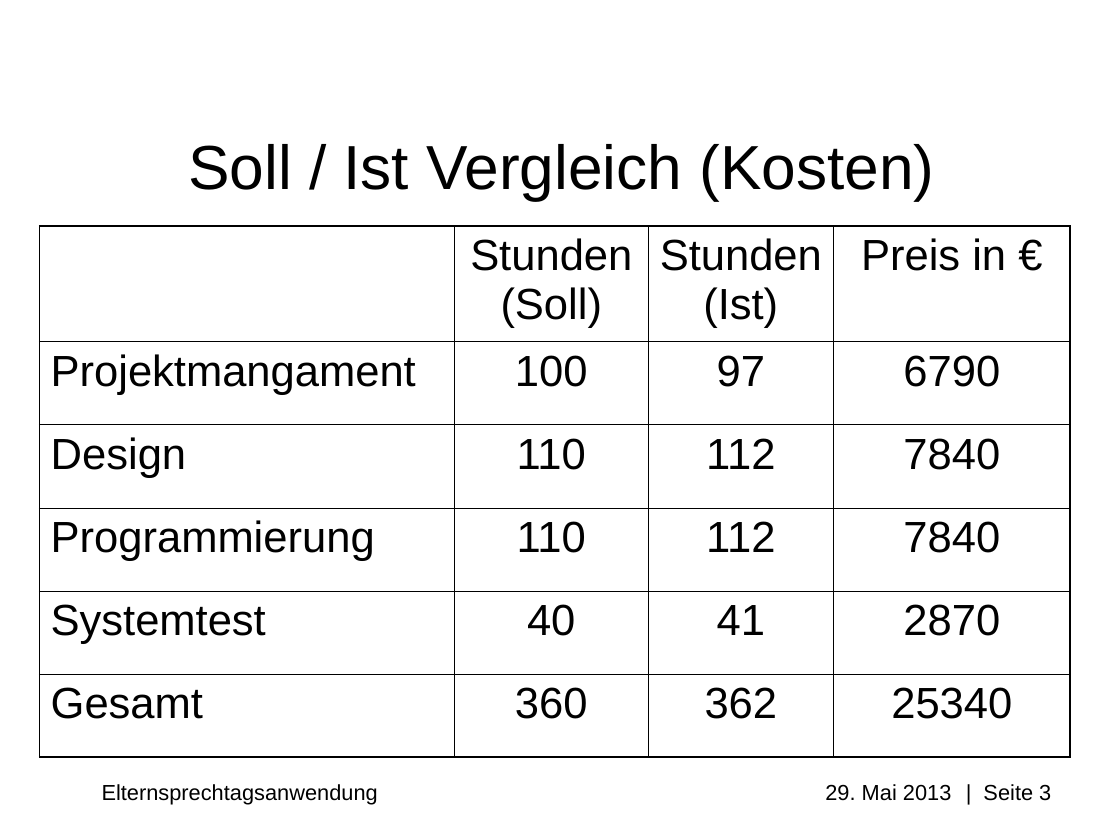
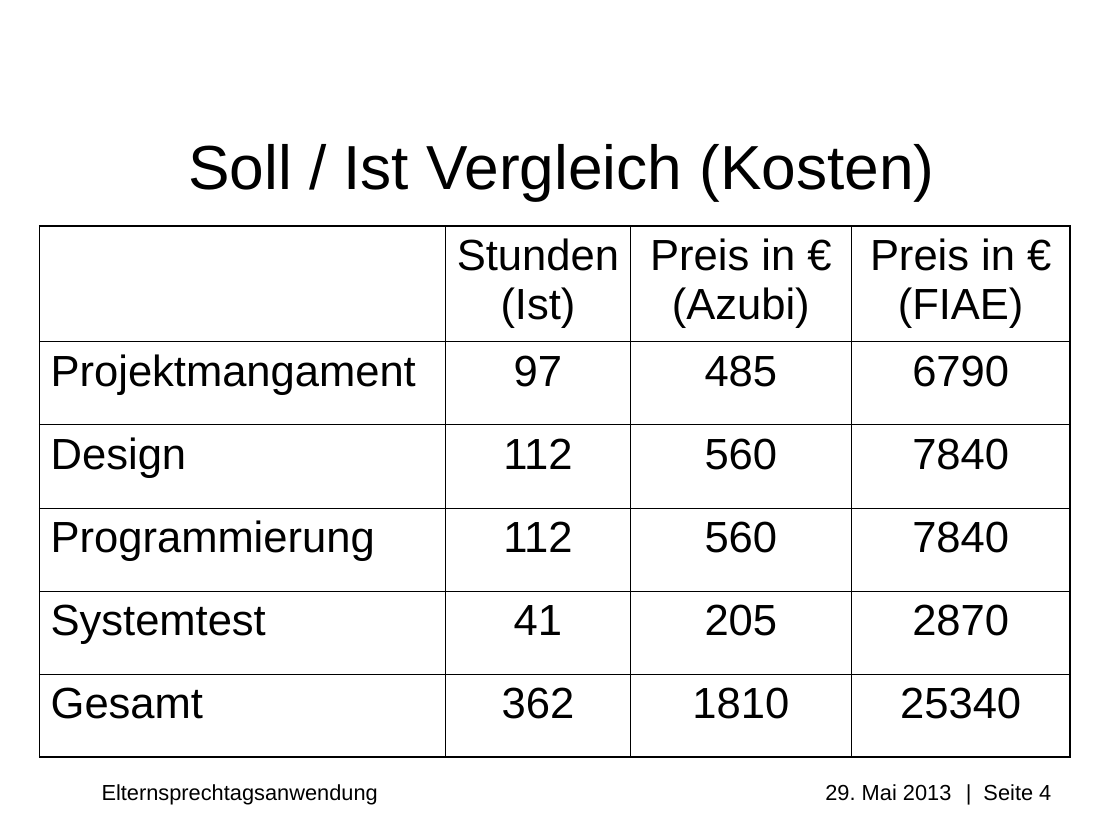
Before and after one commit to Professi/esta, a slide deck: slide 4 of docs/Praesentation/Elternsprechtagsanwendung(ESTA)_pre_alpha_0.0.0.1.ppt (slide 3 before the commit). Drawn at 1120x840 pixels with LibreOffice and Linux fonts; fonts in the diff are those of the drawing; background and template pictures are left out. Boxes give left, top, right and bottom in pixels: in the first picture for what was removed or moved away, otherwise in the second. Text is boxed around its words. In the diff, an @@ line names an element or a change of style, - is before the commit and + after.

```diff
--- a/docs/Praesentation/Elternsprechtagsanwendung(ESTA)_pre_alpha_0.0.0.1.ppt
+++ b/docs/Praesentation/Elternsprechtagsanwendung(ESTA)_pre_alpha_0.0.0.1.ppt
@@ table at bbox=[39, 226, 1070, 757] @@
-row 1:  | Stunden(Soll) | Stunden(Ist) | Preis in €
+row 1:  | Stunden(Ist) | Preis in € (Azubi) | Preis in € (FIAE)
-row 2, column 2: 100
+row 2, column 2: 97
-row 2, column 3: 97
+row 2, column 3: 485
-row 3, column 2: 110
+row 3, column 2: 112
-row 3, column 3: 112
+row 3, column 3: 560
-row 4, column 2: 110
+row 4, column 2: 112
-row 4, column 3: 112
+row 4, column 3: 560
-row 5, column 2: 40
+row 5, column 2: 41
-row 5, column 3: 41
+row 5, column 3: 205
-row 6, column 2: 360
+row 6, column 2: 362
-row 6, column 3: 362
+row 6, column 3: 1810
@@ text at bbox=[102, 784, 1051, 805]: text changed @@
-Elternsprechtagsanwendung 29. Mai 2013 | Seite 3
+Elternsprechtagsanwendung 29. Mai 2013 | Seite 4
```
Also in this commit, not shown: 4 other slides changed, 2 slides removed, 2 other files.
